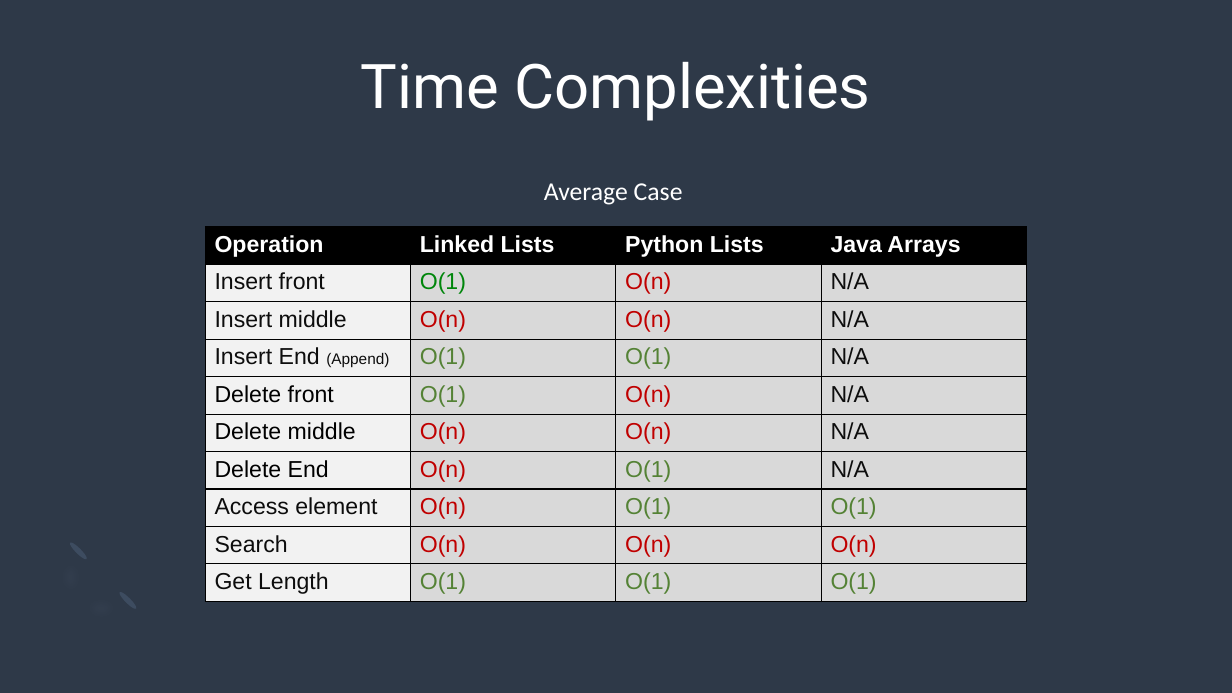
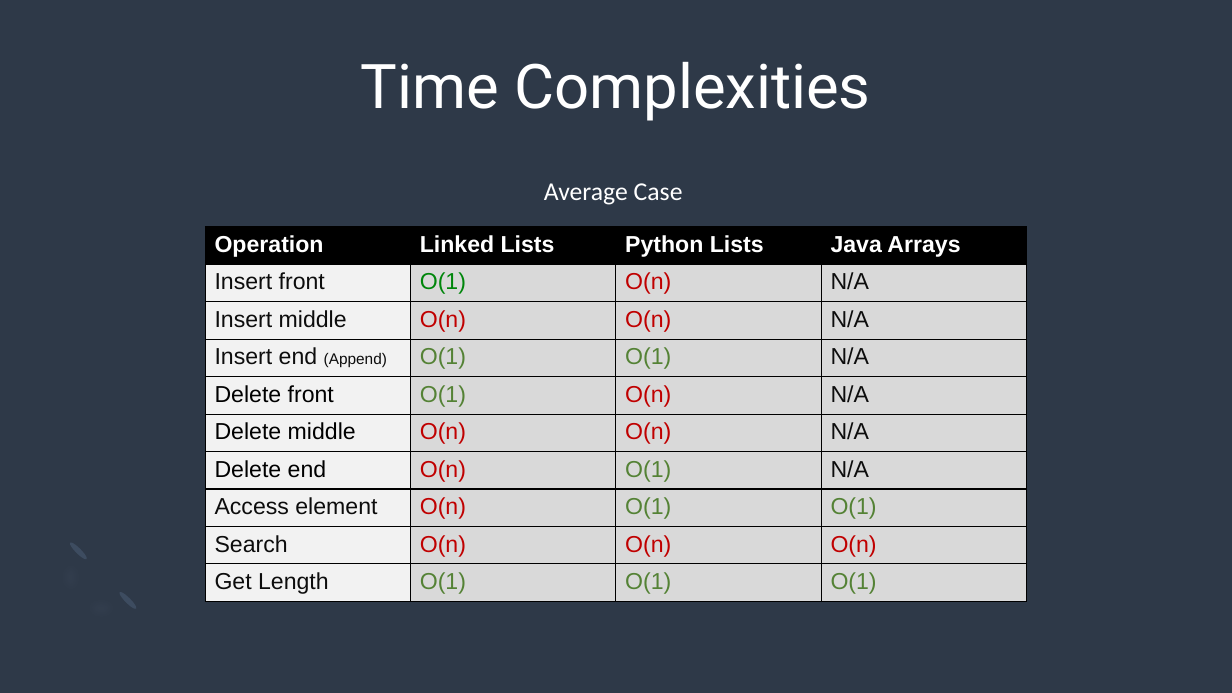
Before and after one commit to echoaj/TCS_PowerPoints, a slide deck: slide 4 of PowerPoints/Linked Lists.pptx. Drawn at 1232x693 pixels with LibreOffice and Linux fonts; fonts in the diff are those of the drawing. Boxes give left, top, right and bottom in pixels: in the first picture for what was removed or moved away, otherwise in the second. Text is boxed around its words. In the diff, an @@ line names an element or a change of style, - is before the commit and + after.

```diff
--- a/PowerPoints/Linked Lists.pptx
+++ b/PowerPoints/Linked Lists.pptx
@@ table at [205, 226, 1026, 602] @@
-row 4, column 1: Insert End (Append)
+row 4, column 1: Insert end (Append)
-row 7, column 1: Delete End
+row 7, column 1: Delete end
```
Also in this commit, not shown: 1 other slide changed, 6 slides added.
